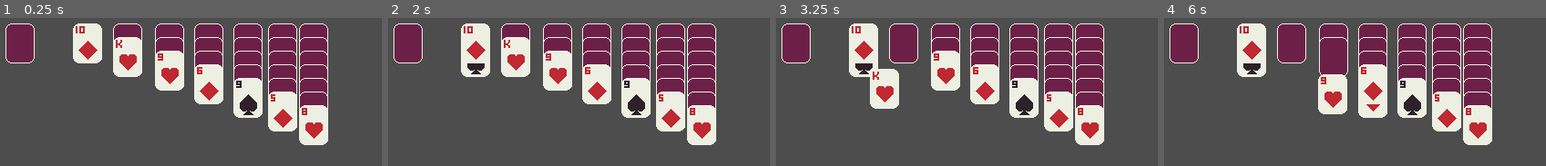
Above: before the commit, frames 1-4 (left to right).
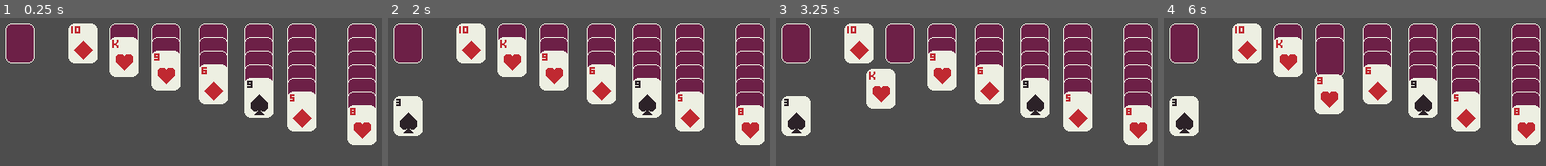
Above: after the commit, the same moments.

Repository: quentinpimont/gpatience
Game: Godot game, scene res://scenes/Main.tscn
Same seed, same stepped clock (60 frames per second), same inputs: the game is played once before the commit and once after it.
Inputs (mouse positions are in pixels of both pictures, inside the frame that each line leads up to):
- Up to frame 1 (0.25 s): no input
- Up to frame 2 (2 s): tap Enter at 0.5 s; drag from (407, 43) to (556, 43) at 0.52 s; tap Space at 1.25 s; drag from (407, 115) to (475, 43) at 1.27 s
- Up to frame 3 (3.25 s): click (863, 43) at 2.17 s; tap Enter at 2.75 s; drag from (902, 43) to (882, 75) at 2.77 s
- Up to frame 4 (6 s): drag from (1270, 89) to (1374, 56) at 3.52 s; drag from (1332, 43) to (1183, 43) at 4.27 s; tap Space at 5 s; move the mouse to (1332, 56) at 5.02 s; click (1332, 56) at 5.17 s; tap Enter at 5.75 s; drag from (1332, 71) to (1332, 140) at 5.77 s

The runs differ from the first frame. In frame 1, 23% of the frame differs, in the area x 17-99%, y 3-86%; in frame 2, 26%; in frame 3, 26%; in frame 4, 28%, in the area x 1-99%, y 3-86%.
Error before the commit: Invalid access to property or key 'cardInColumn' on a base object of type 'Node2D (draw.gd)'. (res://entities/cards/Cards.gd:48)

Commit message:
Add column and ccard manipulation without final stack

Diff:
--- /dev/null
+++ b/StateMachine/state.gd
@@ -0,0 +1,8 @@
+extends Node
+class_name State
+
+func enter() -> void: pass
+
+func update(_delta: float) -> void: pass
+
+func exit() -> void: pass
--- /dev/null
+++ b/StateMachine/state.tscn
@@ -0,0 +1,6 @@
+[gd_scene load_steps=2 format=3 uid="uid://dyuw8da75y2y8"]
+
+[ext_resource type="Script" path="res://StateMachine/state.gd" id="1_2padt"]
+
+[node name="State" type="Node"]
+script = ExtResource("1_2padt")
--- /dev/null
+++ b/StateMachine/state_machine.gd
@@ -0,0 +1,37 @@
+extends Node
+class_name StateMachine
+
+var current_state: State: set = set_state
+var previous_state: State: get = get_previous_state
+
+signal state_changed(state)
+
+func set_state(state) -> void:
+	if state is String:
+		state = get_node_or_null(state)
+
+	if state == current_state:
+		return
+
+	if current_state != null:
+		current_state.exit()
+
+	previous_state = current_state
+	current_state = state
+	if current_state != null:
+		current_state.enter()
+
+	state_changed.emit(current_state)
+
+func get_state() -> State: return current_state
+func get_state_name() -> String: return current_state.name
+
+func get_previous_state() -> State: return previous_state
+func get_previous_state_name() -> String: return previous_state.name
+
+func _ready() -> void:
+	set_state(get_child(0))
+
+func _process(delta: float) -> void:
+	if current_state != null:
+		current_state.update(delta)
--- /dev/null
+++ b/StateMachine/state_machine.tscn
@@ -0,0 +1,6 @@
+[gd_scene load_steps=2 format=3 uid="uid://chsxxwr0vdemh"]
+
+[ext_resource type="Script" path="res://StateMachine/state_machine.gd" id="1_ypy1q"]
+
+[node name="StateMachine" type="Node"]
+script = ExtResource("1_ypy1q")
--- a/autoload/events.gd
+++ b/autoload/events.gd
@@ -1,4 +1,6 @@
 extends Node
-signal draw(card:Cards)
+signal draw(card: Cards)
 signal reset_deck(list: Array[Cards])
 signal deck_empty
+signal add_card_in_column(card: Array[Cards], targetId: int)
+signal add_one_card_in_column(card: Cards, targetId: int)
--- /dev/null
+++ b/classes/utils.gd
@@ -0,0 +1,13 @@
+extends Node
+
+class_name Utils
+
+
+static func is_last_element(array: Array, element) -> bool: return array[array.size() - 1] == element
+
+static func get_empty_card() -> Cards:
+	var card_base = preload("res://entities/cards/cards.tscn")
+	var empty_card: Cards = card_base.instantiate()
+	empty_card.color = "EMPTY"
+	empty_card.frame_number = 53
+	return empty_card
--- a/entities/cards/Cards.gd
+++ b/entities/cards/Cards.gd
@@ -1,13 +1,7 @@
 extends Area2D
 class_name Cards
 
-enum STATES {
-	BACK,
-	FRONT,
-	DRAG
-}
-
-var state = STATES.BACK
+var card_base = preload("res://entities/cards/cards.tscn")
 var color: String = ""
 var signCard: String = ""
 var number: int = 0
@@ -15,39 +9,48 @@
 var default_frame: int = 52
 var grabbed_offset: Vector2 = Vector2.ZERO
 var lastPosition := Vector2.ZERO
+var followCards: Array[int] = []
+var state_before_move: String
+@onready var state_machine: StateMachine = $StateMachie
 @onready var sprite = $Sprite2D
-
-func _ready():
-	set_frame()
+@onready var collisionShape = $CollisionShape2D
 
 func _input_event(_viewport: Viewport, event: InputEvent, _shape_idx: int) -> void:
-	if event is InputEventMouseButton and event.is_pressed() and state == STATES.FRONT:
-		state = STATES.DRAG
-		lastPosition = position
-		grabbed_offset = position - get_global_mouse_position()
-	if event is InputEventMouseButton and not event.is_pressed() and state == STATES.DRAG:
-		state = STATES.FRONT
-		finish_drag()
+	if event is InputEventMouseButton and event.is_pressed() and (state_machine.get_state_name() == "Front" or state_machine.get_state_name() == "SemiHide"):
+		state_machine.set_state("Drag")
+	if event is InputEventMouseButton and not event.is_pressed() and state_machine.get_state_name() == "Drag":
+		state_machine.set_state(state_machine.get_previous_state())
 
-func _process(_delta: float) -> void:
-	if Input.is_mouse_button_pressed(MOUSE_BUTTON_LEFT) and state == STATES.DRAG:
-		position = get_global_mouse_position() + grabbed_offset
+func start_drag():
+	z_index = 1
+	lastPosition = position
+	grabbed_offset = position - get_global_mouse_position()
+	var parent = get_parent()
+	if parent is Column:
+		followCards = parent.get_follow_cards(self, grabbed_offset)
 
-func set_frame() -> void:
-	if state == STATES.FRONT:
-		sprite.frame = frame_number
-	else:
-		sprite.frame = default_frame
+func reset_to_last_pos() -> void:
+	position = lastPosition
+	if followCards.size():
+		var parentCards = get_parent().cardInColumn
+		var selfIndex = parentCards.find(self)
+		for cardIndex in followCards:
+			if cardIndex == selfIndex:
+				continue
+			parentCards[cardIndex].reset_to_last_pos()
+			parentCards[cardIndex].state_machine.set_state(parentCards[cardIndex].state_machine.get_previous_state())
 
-func finish_drag() -> void:
-	for card in get_overlapping_areas():
-		if card is Cards:
-			var targetParent: Column = card.get_parent()
-			if card.state == STATES.FRONT and targetParent.name.begins_with("Column") and targetParent.cardInColumn[targetParent.cardInColumn.size() - 1] == card:
-				targetParent.place_card(self)
-				get_parent().cardInColumn.pop_back()
-				get_parent().cardInColumn.map(
-					func display(card):
-						print(card.number)
-						print(card.signCard)
-				)
+func is_good_target(cardTarget:Cards) -> bool:
+	var response = false
+	if (color != cardTarget.color and number + 1 == cardTarget.number) or (number == 13 and cardTarget.color == "EMPTY"):
+		response = true
+	return response
+
+func duplicate_card() -> Cards:
+	var new_card: Cards = card_base.instantiate()
+	new_card.color = color
+	new_card.signCard = signCard
+	new_card.number = number
+	new_card.frame_number = frame_number
+	new_card.state_before_move = state_machine.get_previous_state_name()
+	return new_card
--- a/entities/cards/cards.tscn
+++ b/entities/cards/cards.tscn
@@ -1,9 +1,17 @@
-[gd_scene load_steps=4 format=3 uid="uid://b1hxgulamvjer"]
+[gd_scene load_steps=11 format=3 uid="uid://b1hxgulamvjer"]
 
 [ext_resource type="Script" path="res://entities/cards/Cards.gd" id="1_5fbhp"]
 [ext_resource type="Texture2D" uid="uid://bntx02mph6xsh" path="res://card_base.png" id="2_58rhi"]
+[ext_resource type="Script" path="res://StateMachine/state_machine.gd" id="3_7kkmt"]
+[ext_resource type="Script" path="res://entities/cards/states/Back.gd" id="4_pmtsr"]
+[ext_resource type="Script" path="res://entities/cards/states/Front.gd" id="5_kvopc"]
+[ext_resource type="Script" path="res://entities/cards/states/SemiHide.gd" id="6_1bqf5"]
+[ext_resource type="Script" path="res://StateMachine/state.gd" id="7_7tie7"]
+[ext_resource type="Script" path="res://entities/cards/states/Drag.gd" id="8_vua4r"]
+[ext_resource type="Script" path="res://entities/cards/states/Follow.gd" id="9_4i8qa"]
 
 [sub_resource type="RectangleShape2D" id="RectangleShape2D_71knd"]
+resource_local_to_scene = true
 size = Vector2(32, 44)
 
 [node name="Cards" type="Area2D"]
@@ -18,4 +26,24 @@
 
 [node name="CollisionShape2D" type="CollisionShape2D" parent="."]
 shape = SubResource("RectangleShape2D_71knd")
-metadata/_edit_lock_ = true
+
+[node name="StateMachie" type="Node" parent="."]
+script = ExtResource("3_7kkmt")
+
+[node name="Back" type="Node" parent="StateMachie"]
+script = ExtResource("4_pmtsr")
+
+[node name="Front" type="Node" parent="StateMachie"]
+script = ExtResource("5_kvopc")
+
+[node name="SemiHide" type="Node" parent="StateMachie"]
+script = ExtResource("6_1bqf5")
+
+[node name="Hide" type="Node" parent="StateMachie"]
+script = ExtResource("7_7tie7")
+
+[node name="Drag" type="Node" parent="StateMachie"]
+script = ExtResource("8_vua4r")
+
+[node name="Follow" type="Node" parent="StateMachie"]
+script = ExtResource("9_4i8qa")
--- /dev/null
+++ b/entities/cards/states/Back.gd
@@ -0,0 +1,9 @@
+extends State
+
+func enter() -> void:
+	await owner.ready
+	owner.sprite.frame = owner.default_frame
+	owner.collisionShape.disabled = true
+
+func exit() -> void:
+	owner.collisionShape.disabled = false
--- /dev/null
+++ b/entities/cards/states/Drag.gd
@@ -0,0 +1,29 @@
+extends State
+
+func enter() -> void:
+	owner.start_drag()
+
+func update(_delta: float) -> void:
+	if Input.is_mouse_button_pressed(MOUSE_BUTTON_LEFT):
+		owner.position = owner.get_global_mouse_position() + owner.grabbed_offset
+
+func exit() -> void:
+	var bodies = owner.get_overlapping_areas()
+	print(bodies.size())
+	for body in bodies:
+		if body is Cards:
+			var target_parent = body.get_parent()
+			if target_parent.name.begins_with("Column"):
+				var owner_parent = owner.get_parent()
+				if owner.is_good_target(body):
+					if owner_parent is Column:
+						print(owner.followCards)
+						owner_parent.remove_cards(owner.followCards, target_parent.id)
+					elif owner_parent is Draw:
+						owner_parent.remove_card(target_parent.id)
+					print("Is good target")
+					owner.queue_free()
+					return
+	owner.reset_to_last_pos()
+	owner.followCards.clear()
+	owner.z_index = 0
--- /dev/null
+++ b/entities/cards/states/Follow.gd
@@ -0,0 +1,11 @@
+extends State
+
+func enter() -> void:
+	owner.z_index = 1
+
+func update(_delta: float) -> void:
+	if Input.is_mouse_button_pressed(MOUSE_BUTTON_LEFT):
+		owner.position = owner.get_global_mouse_position() + owner.grabbed_offset
+
+func exit() -> void:
+	owner.z_index = 0
--- /dev/null
+++ b/entities/cards/states/Front.gd
@@ -0,0 +1,4 @@
+extends State
+
+func enter() -> void:
+	owner.sprite.frame = owner.frame_number
--- /dev/null
+++ b/entities/cards/states/SemiHide.gd
@@ -0,0 +1,10 @@
+extends State
+
+func enter() -> void:
+	owner.sprite.frame = owner.frame_number
+	owner.collisionShape.shape.size.y = 14
+	owner.collisionShape.position.y = -15
+
+func exit() -> void:
+	owner.collisionShape.shape.size.y = 44
+	owner.collisionShape.position.y = 0
--- a/entities/column/column.gd
+++ b/entities/column/column.gd
@@ -2,27 +2,79 @@
 class_name Column
 
 var cardInColumn: Array[Cards] = []
-var yOffset: int = 15
-@export var initialPos: int = 0
+var y_offset: int = 15
+@export var id: int = 0
 
-func _ready():
-	pass
+func _ready() -> void:
+	EVENTS.add_card_in_column.connect(on_event_add_card_in_column)
+	EVENTS.add_one_card_in_column.connect(on_event_add_one_card_in_column)
 
-func place_card(card:Cards, isInit: bool = false) -> void:
-	if isInit:
-		card.position.y += cardInColumn.size() * yOffset
+func remove_children() -> void:
+	for child in get_children():
+		remove_child(child)
+
+func draw_column() -> void:
+	remove_children()
+	if cardInColumn.size() == 0:
+		var empty_card = Utils.get_empty_card()
+		add_child(empty_card)
+		empty_card.state_machine.set_state("Front")
 	else:
-		var positionLastCard = cardInColumn[cardInColumn.size() - 1].global_position
-		card.global_position = Vector2(positionLastCard.x, positionLastCard.y + yOffset)
+		for iCard in cardInColumn.size():
+			add_child(cardInColumn[iCard])
+			if Utils.is_last_element(cardInColumn, cardInColumn[iCard]):
+				cardInColumn[iCard].state_machine.set_state("Front")
+			else:
+				if cardInColumn[iCard].state_machine.get_state_name() == "Back" and cardInColumn[iCard].state_before_move != "":
+					cardInColumn[iCard].state_machine.set_state("SemiHide")
+				if cardInColumn[iCard].state_machine.get_state_name() == "Front":
+					cardInColumn[iCard].state_machine.set_state("SemiHide")
+
+func add_card(card: Cards):
+	card.position = Vector2(0, cardInColumn.size() * y_offset)
 	cardInColumn.push_back(card)
-	add_child(card)
 
-func init_place_card(card:Cards) -> bool:
-	var response = true
-	if cardInColumn.size() == initialPos:
-		response = false
-	else:
-		if cardInColumn.size() == initialPos - 1:
-			card.state = card.STATES.FRONT
-		place_card(card, true)
+func init_add_card(card:Cards) -> bool:
+	var response = false
+	if cardInColumn.size() < id:
+		add_card(card)
+		if cardInColumn.size() == id:
+			draw_column()
+		response = true
 	return response
+
+func remove_cards(cardsIndex: Array[int], targetId: int):
+	var cards: Array[Cards] = []
+	for index in cardsIndex:
+		cards.push_front(cardInColumn.pop_at(index))
+	draw_column()
+	EVENTS.add_card_in_column.emit(cards, targetId)
+
+
+func get_follow_cards(card: Cards, grab_off: Vector2) -> Array[int]:
+	var followIndex: Array[int] = []
+	var selectedIndex = cardInColumn.find(card)
+	followIndex.push_front(selectedIndex)
+	var index = selectedIndex + 1
+	while index < cardInColumn.size():
+		cardInColumn[index].state_machine.set_state("Follow")
+		cardInColumn[index].grabbed_offset = Vector2(grab_off.x, grab_off.y + y_offset * (index - selectedIndex))
+		cardInColumn[index].lastPosition = cardInColumn[index].position
+		followIndex.push_front(index)
+		index += 1
+	return followIndex
+
+func on_event_add_card_in_column(cards: Array[Cards], targetId: int) -> void:
+	if targetId != id:
+		return
+	for card in cards:
+		var new_card: Cards = card.duplicate_card()
+		add_card(new_card)
+	draw_column()
+
+func on_event_add_one_card_in_column(card: Cards, targetId: int) -> void:
+	if targetId != id:
+		return
+	var new_card: Cards = card.duplicate_card()
+	add_card(new_card)
+	draw_column()
--- a/entities/draw/draw.gd
+++ b/entities/draw/draw.gd
@@ -1,5 +1,5 @@
 extends Node2D
-
+class_name Draw
 var drawedList: Array[Cards] = []
 
 func _ready():
@@ -7,17 +7,26 @@
 	EVENTS.deck_empty.connect(on_deck_empty)
 
 func set_cards_back(card: Cards) -> void:
-	card.state = card.STATES.BACK
+	card.state_machine.set_state("Back")
+
 func on_card_drawed(card: Cards) -> void:
-	if get_child_count() > 0:
-		remove_child(get_child(0))
+	if drawedList.size() > 0:
+		drawedList[0].state_machine.set_state("Hide")
 	drawedList.push_front(card)
-	card.state = card.STATES.FRONT
 	add_child(card)
+	card.state_machine.set_state("Front")
 
 func on_deck_empty():
-	remove_child(get_child(0))
+	for child in get_children():
+		remove_child(child)
 	drawedList.map(set_cards_back)
 	var deck: Array[Cards] = drawedList.duplicate(true)
 	drawedList.clear()
 	EVENTS.reset_deck.emit(deck)
+
+func remove_card(columnId: int):
+	var card: Cards = drawedList.pop_front()
+	remove_child(get_child(get_child_count() - 1))
+	if drawedList.size():
+		drawedList[0].state_machine.set_state("Front")
+	EVENTS.add_one_card_in_column.emit(card, columnId)
--- a/scenes/Main.tscn
+++ b/scenes/Main.tscn
@@ -1,9 +1,10 @@
-[gd_scene load_steps=5 format=3 uid="uid://dfd2tfw68o2ux"]
+[gd_scene load_steps=6 format=3 uid="uid://dfd2tfw68o2ux"]
 
 [ext_resource type="Script" path="res://scenes/main/Main.gd" id="1_hlb0y"]
 [ext_resource type="PackedScene" uid="uid://g2nuhoxggfbc" path="res://entities/deck/deck.tscn" id="1_sy4w7"]
 [ext_resource type="PackedScene" uid="uid://cvb3wiqjkaev6" path="res://entities/draw/draw.tscn" id="2_crn01"]
 [ext_resource type="PackedScene" uid="uid://bdhpw3rbkwjsi" path="res://entities/column/column.tscn" id="4_h36u2"]
+[ext_resource type="PackedScene" uid="uid://dmw5teg818rpg" path="res://entities/stack/stack.tscn" id="5_vr0ds"]
 
 [node name="Main" type="Node2D"]
 script = ExtResource("1_hlb0y")
@@ -15,29 +16,41 @@
 position = Vector2(31, 171)
 
 [node name="Column" parent="." instance=ExtResource("4_h36u2")]
-position = Vector2(105, 91)
-initialPos = 1
+position = Vector2(100, 91)
+id = 1
 
 [node name="Column2" parent="." instance=ExtResource("4_h36u2")]
-position = Vector2(149, 91)
-initialPos = 2
+position = Vector2(145, 91)
+id = 2
 
 [node name="Column3" parent="." instance=ExtResource("4_h36u2")]
-position = Vector2(195, 91)
-initialPos = 3
+position = Vector2(191, 91)
+id = 3
 
 [node name="Column4" parent="." instance=ExtResource("4_h36u2")]
-position = Vector2(238, 91)
-initialPos = 4
+position = Vector2(243, 91)
+id = 4
 
 [node name="Column5" parent="." instance=ExtResource("4_h36u2")]
-position = Vector2(281, 91)
-initialPos = 5
+position = Vector2(293, 91)
+id = 5
 
 [node name="Column6" parent="." instance=ExtResource("4_h36u2")]
-position = Vector2(319, 91)
-initialPos = 6
+position = Vector2(340, 91)
+id = 6
 
 [node name="Column7" parent="." instance=ExtResource("4_h36u2")]
-position = Vector2(353, 91)
-initialPos = 7
+position = Vector2(406, 91)
+id = 7
+
+[node name="Stack" parent="." instance=ExtResource("5_vr0ds")]
+position = Vector2(578, 77)
+
+[node name="Stack2" parent="." instance=ExtResource("5_vr0ds")]
+position = Vector2(578, 171)
+
+[node name="Stack3" parent="." instance=ExtResource("5_vr0ds")]
+position = Vector2(578, 244)
+
+[node name="Stack4" parent="." instance=ExtResource("5_vr0ds")]
+position = Vector2(578, 318)
--- a/scenes/main/Main.gd
+++ b/scenes/main/Main.gd
@@ -18,6 +18,6 @@
 	while numberOfCards > 0:
 		var card:Cards = deck.deckList.pop_back()
 		for column in columns:
-			if column.init_place_card(card):
+			if column.init_add_card(card):
 				numberOfCards -= 1
 				break
